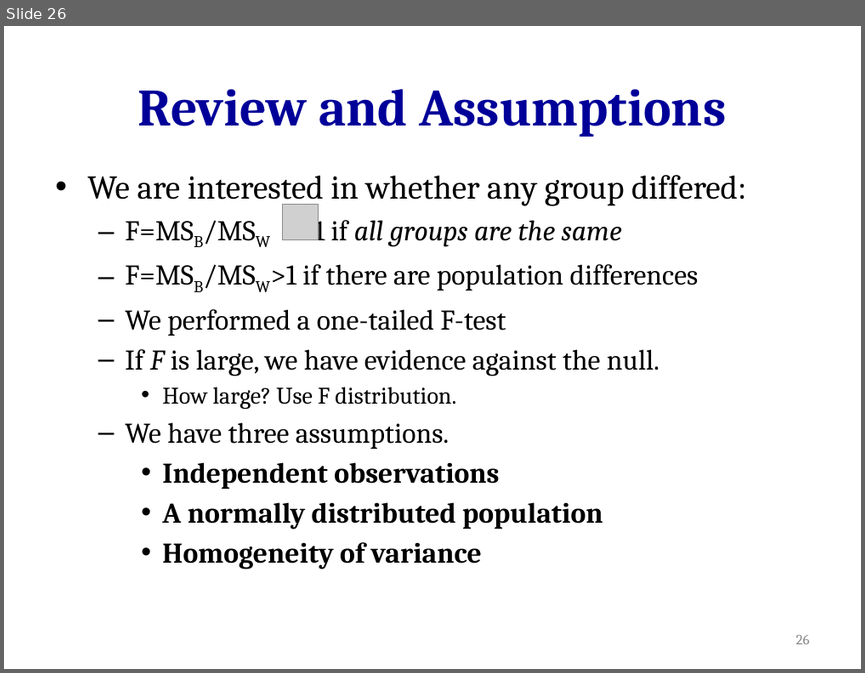
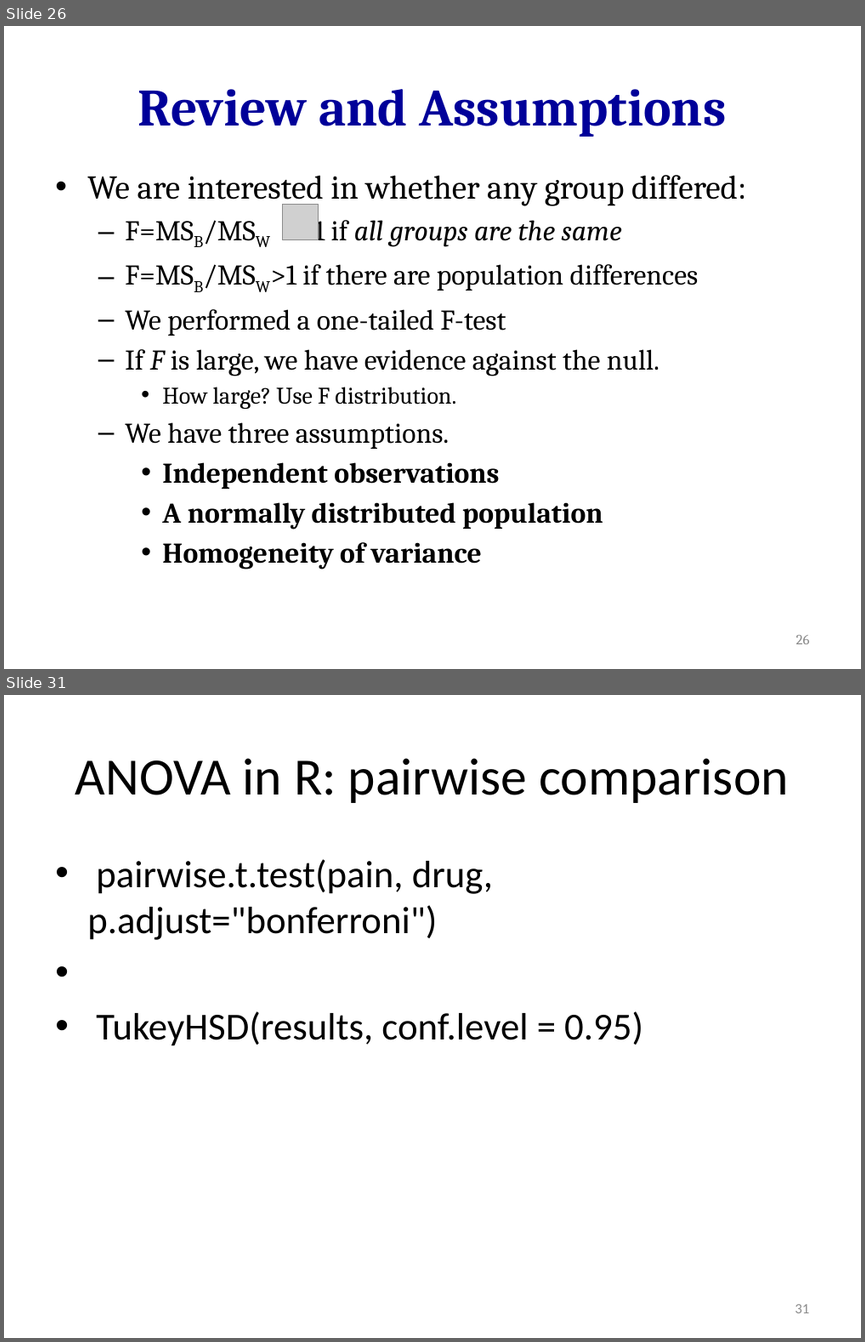
Before and after one commit to hejibo/Psychological-Statistics, a slide deck: Lecture 16_ANOVA/Lecture 16_ANOVA.pptx. Shown one above the other, each under a label of ours: slide 26 before the commit, slides 26 and 31 after it; the slides between them are not shown. The pictures are 865x673 and 865x1342 pixels, drawn with LibreOffice and Linux fonts; fonts in the diff are those of the drawing; grey boxes stand for pictures. Boxes give left, top, right and bottom in pixels: in the first picture for what was removed or moved away, otherwise in the second. Text is boxed around its words. In the diff, an @@ line names an element or a change of style, - is before the commit and + after.

Commit message:
add anova r and spss and cohen's d for independent t-test

```diff
--- a/Lecture 16_ANOVA/Lecture 16_ANOVA.pptx
+++ b/Lecture 16_ANOVA/Lecture 16_ANOVA.pptx
@@ slide 31 added at box(4, 695, 861, 1338), background #FFFFFF @@
@@ title added at box(75, 758, 788, 803), 44 pt, text #000000 @@
+ANOVA in R: pairwise comparison
@@ text added at box(87, 859, 643, 1046), 32 pt, text #000000 @@
+• pairwise.t.test(pain, drug, p.adjust="bonferroni")
+• TukeyHSD(results, conf.level = 0.95)
@@ page number added at box(794, 1304, 809, 1313), 12 pt, text #8C8C8C @@
+31
```
Also in this commit, not shown: 9 other slides added, 13 other files.
